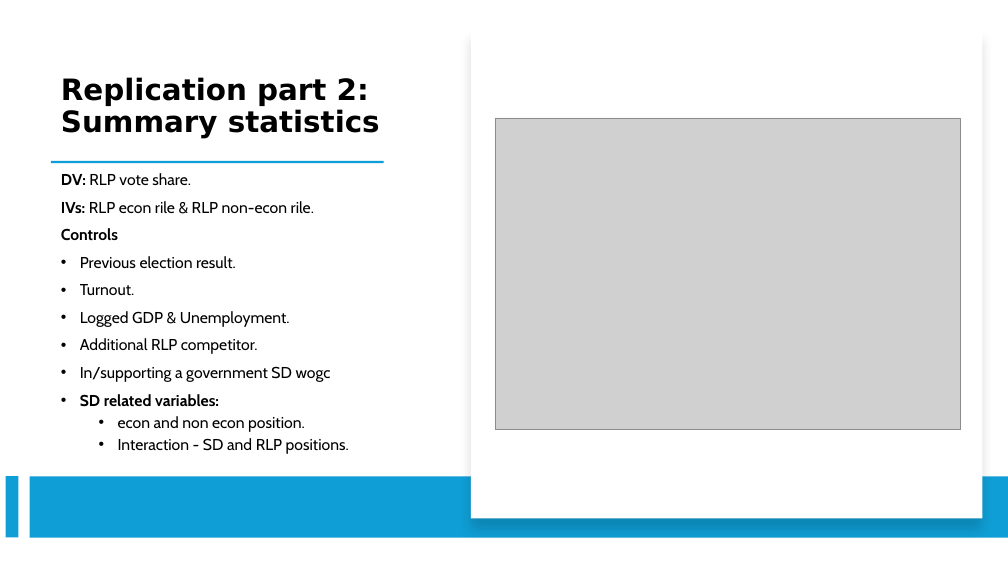
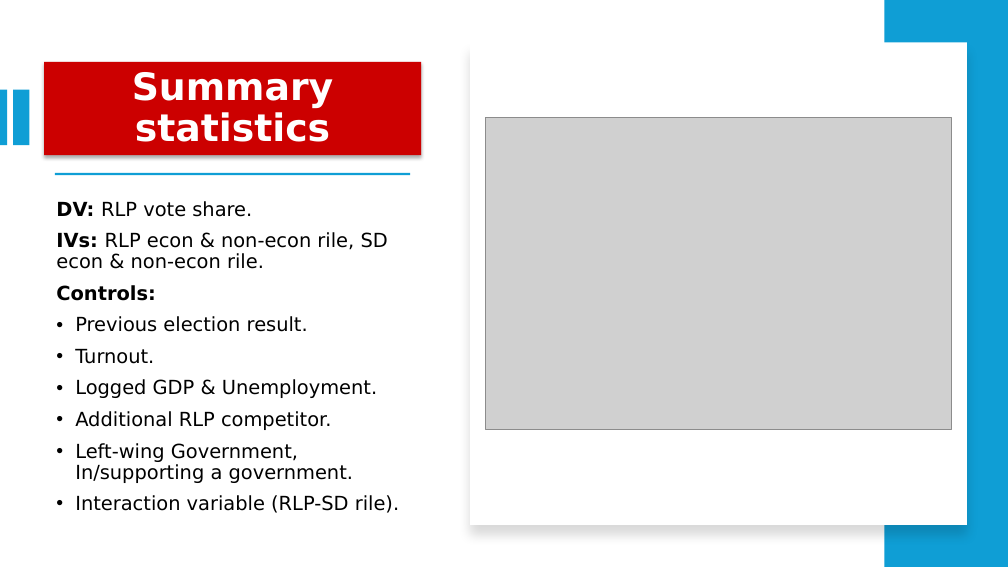
Before and after one commit to dlcy-dc/StatsII_2026, a slide deck: slide 10 of replication/my_replication/Replication paper powerpoint.pptx (slide 9 before the commit). Drawn at 1008x567 pixels with LibreOffice and Linux fonts; fonts in the diff are those of the drawing; grey boxes stand for pictures. Boxes give left, top, right and bottom in pixels: in the first picture for what was removed or moved away, otherwise in the second. Text is boxed around its words. In the diff, an @@ line names an element or a change of style, - is before the commit and + after.

```diff
--- a/replication/my_replication/Replication paper powerpoint.pptx
+++ b/replication/my_replication/Replication paper powerpoint.pptx
@@ rectangle added at (885,0,1008,567), fill #0F9ED5 @@
@@ rectangle: place and size @@
-rectangle at (471,29,982,519)
+rectangle at (470,42,967,525)
@@ rectangle added at (0,89,8,145), fill #0F9ED5 @@
@@ rectangle at (13,89,29,145): rotation 90 to 0 degrees @@
@@ rectangle "Summary statistics": place and size @@
-rectangle "Summary statistics" at (61,77,380,138)
+rectangle "Summary statistics" at (44,62,421,155)
@@ rectangle "Summary statistics" at (44,62,421,155): vertical alignment bottom to middle; fill none to #CC0000; shadow on @@
@@ text in rectangle at (132,72,334,142): text changed; size 28 to 36 pt; text colour #000000 to #FFFFFF @@
-Replication part 2: Summary statistics
+Summary statistics
@@ picture: place and size @@
-picture at (495,118,960,430)
+picture at (486,117,951,429)
@@ rectangle: place and size @@
-rectangle at (51,161,383,163)
+rectangle at (55,173,411,175)
@@ text "DV: RLP vote share.": place and size @@
-text "DV: RLP vote share." at (61,173,349,454)
+text "DV: RLP vote share." at (56,201,399,513)
@@ text at (56,201,377,430): size 15 to 18.5 pt, font Cabin to DejaVu Sans in "DV: RLP vote share.", "Previous election result.", "Turnout.", "Logged GDP & Unemployment." and 1 more places @@
@@ text at (56,232,388,301): text changed; size 15 to 18.5 pt; font Cabin to DejaVu Sans @@
-IVs: RLP econ rile & RLP non-econ rile.
-Controls
+IVs: RLP econ & non-econ rile, SD econ & non-econ rile.
+Controls:
@@ text at (75,443,399,513): text changed; size 15 to 18.5 pt; font Cabin to DejaVu Sans @@
-• In/supporting a government SD wogc
-• SD related variables:
-  • econ and non econ position.
-  • Interaction - SD and RLP positions.
+• Left-wing Government, In/supporting a government.
+• Interaction variable (RLP-SD rile).
@@ rectangle removed at (30,477,1008,538) @@
```
Also in this commit, not shown: 13 other slides changed, 5 slides added, 1 slide removed.
